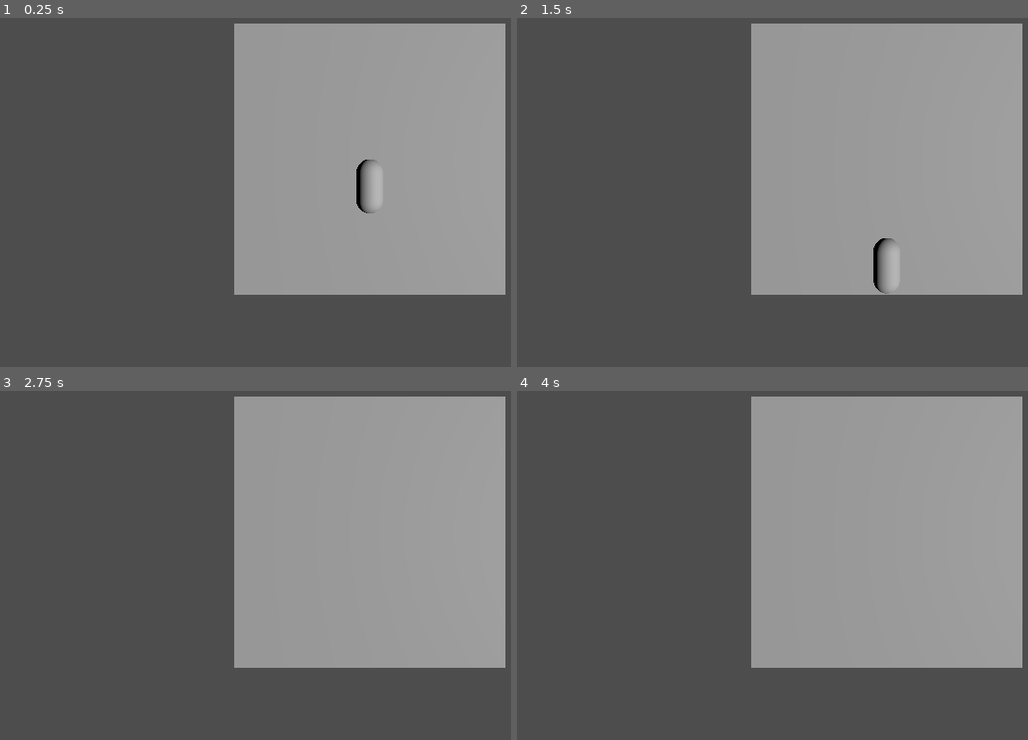
Above: before the commit, frames 1-4 (two rows, left to right).
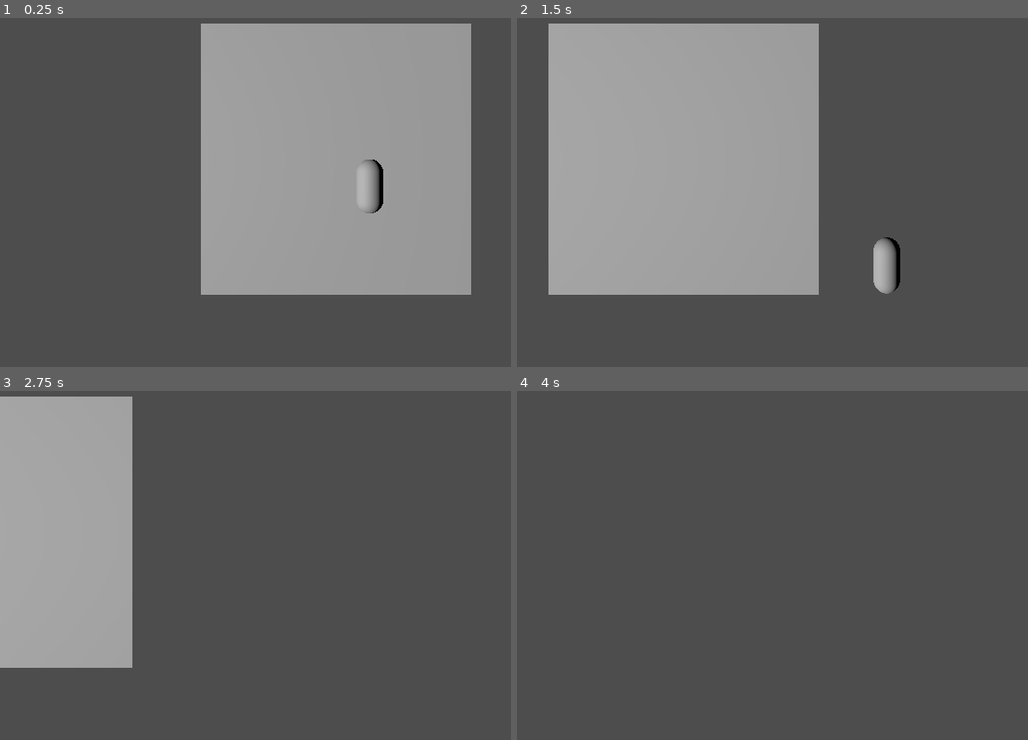
Above: after the commit, the same moments.

Repository: spartacoasesino/boodge2
Game: Godot game, scene res://scenes/environment/main.tscn
The game is run twice, just before and just after one commit, with the same random seed, the same clock (stepped at 60 frames per second) and the same inputs.
Inputs (mouse positions are in pixels of both pictures, inside the frame that each line leads up to):
- Up to frame 1 (0.25 s): no input
- Up to frame 2 (1.5 s): tap Enter at 0.5 s; move the mouse to (outside the picture) at 0.52 s; hold D 0.53-1.25 s; tap Backspace at 0.6 s; click (outside the picture) at 0.67 s; click (outside the picture) at 0.77 s; drag from (736, 178) to (849, 241) at 1.27 s
- Up to frame 3 (2.75 s): move the mouse to (444, 439) at 2.02 s; hold D from 2.03 s (still down); tap F at 2.1 s
- Up to frame 4 (4 s): release D at 2.75 s; drag from (849, 614) to (665, 471) at 2.77 s; move the mouse to (outside the picture) at 3.52 s; hold A from 3.53 s (still down); tap Z at 3.6 s; click (outside the picture) at 3.77 s

The runs differ from the first frame. In frame 1, 11% of the frame differs, in the area x 39-99%, y 1-80%; in frame 2, 62%, in the area x 6-99%, y 1-80%; in frame 3, 61%; in frame 4, 41%.

Commit message:
scroll del mundo básico

Diff:
--- a/scenes/environment/main.tscn
+++ b/scenes/environment/main.tscn
@@ -1,21 +1,25 @@
 [gd_scene format=3 uid="uid://cq0koj7p8kr22"]
 
 [ext_resource type="PackedScene" uid="uid://dfngbux5i35eq" path="res://scenes/player/Player.tscn" id="1_u2pvs"]
+[ext_resource type="Script" uid="uid://d013ojphf3o08" path="res://scripts/obstacles/world.gd" id="2_oyn3l"]
 
 [sub_resource type="PlaneMesh" id="PlaneMesh_8f4ko"]
 
-[node name="Main" type="Node2D" unique_id=417922308]
+[node name="Main" type="Node3D" unique_id=367653942]
 
 [node name="Player" parent="." unique_id=656537114 instance=ExtResource("1_u2pvs")]
 
-[node name="MeshInstance3D" type="MeshInstance3D" parent="." unique_id=40816780]
-transform = Transform3D(-2.1855695e-07, -5, 0, 5, -2.1855695e-07, 0, 0, 0, 5, 0, 0, 0)
-mesh = SubResource("PlaneMesh_8f4ko")
-
 [node name="Camera3D" type="Camera3D" parent="." unique_id=1108858958]
-transform = Transform3D(-4.371139e-08, 0, -1, 0, 1, 0, 1, 0, -4.371139e-08, -10, 0, 0)
+transform = Transform3D(1, 0, 0, 0, 1, 0, 0, 0, 1, 0, 0, 10)
 current = true
 
 [node name="DirectionalLight3D" type="DirectionalLight3D" parent="." unique_id=181515175]
 transform = Transform3D(0.7071069, 0, -0.70710677, 0, 1, 0, 0.70710677, 0, 0.7071069, -7.292058, 0, 0)
 light_energy = 1.5
+
+[node name="World" type="Node3D" parent="." unique_id=482458714]
+script = ExtResource("2_oyn3l")
+
+[node name="MeshInstance3D" type="MeshInstance3D" parent="World" unique_id=40816780]
+transform = Transform3D(5, 0, 0, 0, -2.1855695e-07, -5, 0, 5, -2.1855695e-07, 0, 0, 0)
+mesh = SubResource("PlaneMesh_8f4ko")
--- /dev/null
+++ b/scripts/obstacles/world.gd
@@ -0,0 +1,6 @@
+extends Node3D
+
+@export var scroll_speed: float = 5.0
+
+func _physics_process(delta: float) -> void:
+	global_position.x -= scroll_speed*delta
Not shown, added: scripts/obstacles/world.gd.uid
